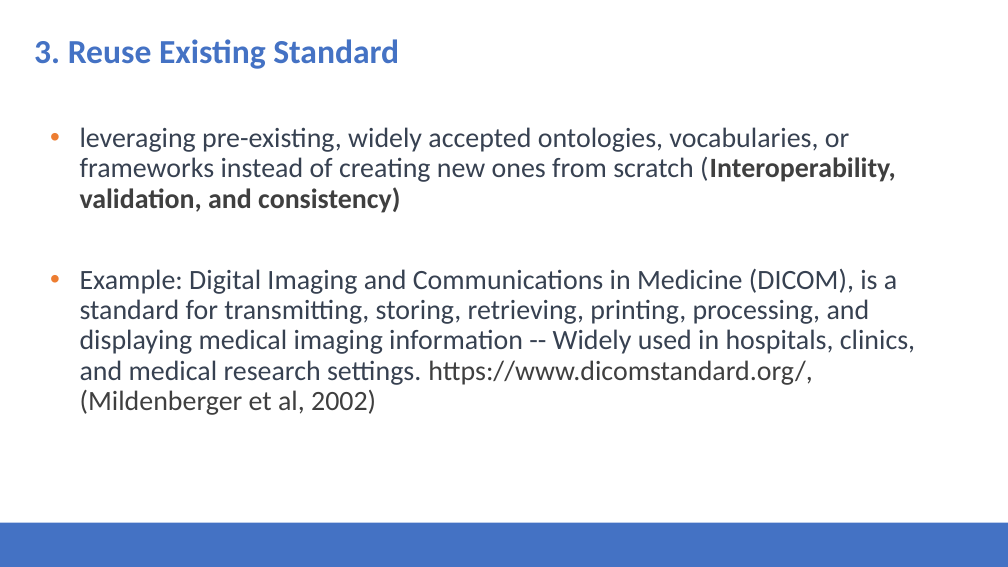
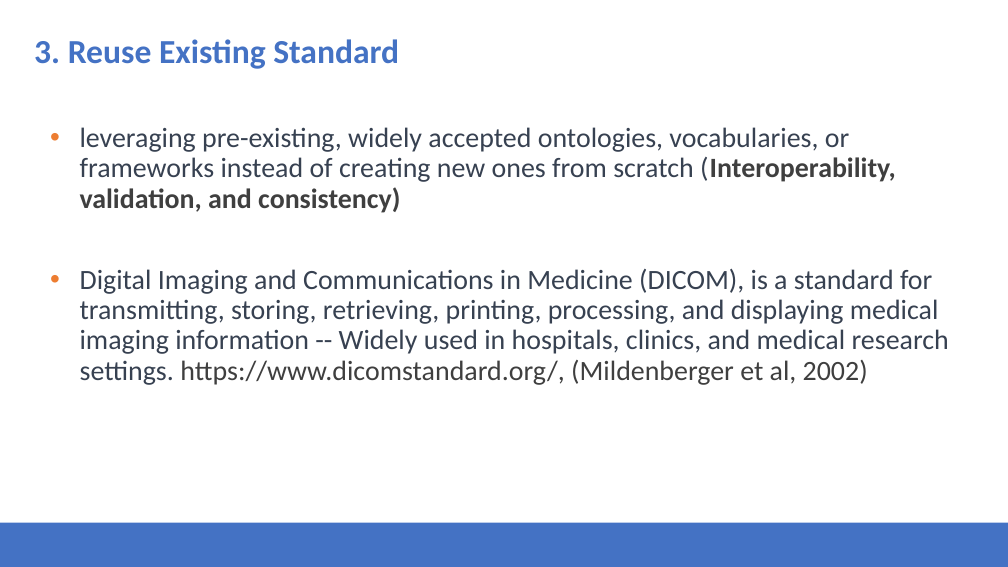
Before and after one commit to Health-RI/health-ri-metadata, a slide deck: slide 19 of Presentations/31082023HRI_Metadata_Schema_ImagingGroup_KickOff.pptx (slide 18 before the commit). Drawn at 1008x567 pixels with LibreOffice and Linux fonts; fonts in the diff are those of the drawing; background and template pictures are left out. Boxes give left, top, right and bottom in pixels: in the first picture for what was removed or moved away, otherwise in the second. Text is boxed around its words. In the diff, an @@ line names an element or a change of style, - is before the commit and + after.

```diff
--- a/Presentations/31082023HRI_Metadata_Schema_ImagingGroup_KickOff.pptx
+++ b/Presentations/31082023HRI_Metadata_Schema_ImagingGroup_KickOff.pptx
@@ text at bbox=[80, 269, 949, 385]: text changed @@
-• Example: Digital Imaging and Communications in Medicine (DICOM), is a standard for transmitting, storing, retrieving, printing, processing, and displaying medical imaging information -- Widely used in hospitals, clinics, and medical research settings. https://www.dicomstandard.org/, (Mildenberger et al, 2002)
+• Digital Imaging and Communications in Medicine (DICOM), is a standard for transmitting, storing, retrieving, printing, processing, and displaying medical imaging information -- Widely used in hospitals, clinics, and medical research settings. https://www.dicomstandard.org/, (Mildenberger et al, 2002)
```
Also in this commit, not shown: 2 other slides changed, 1 slide added.
